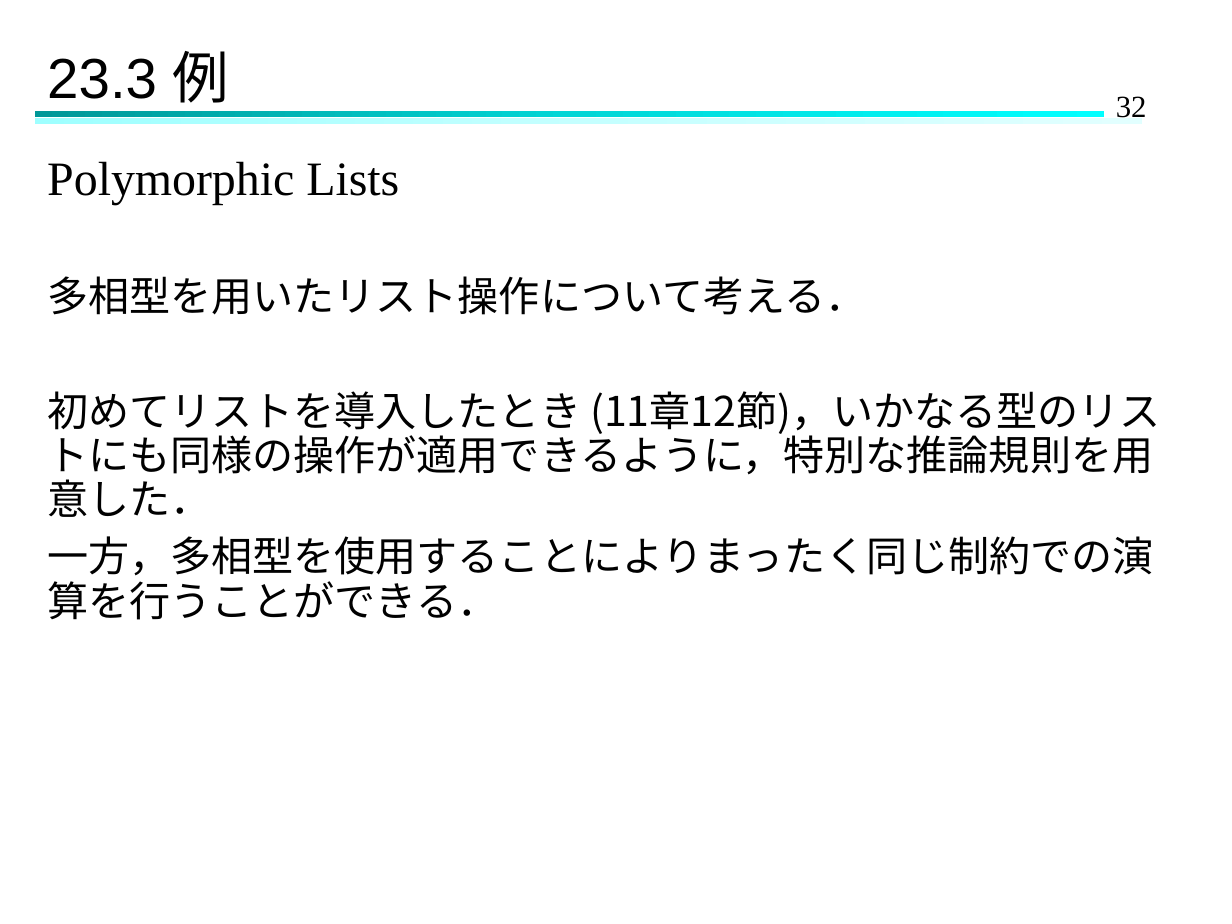
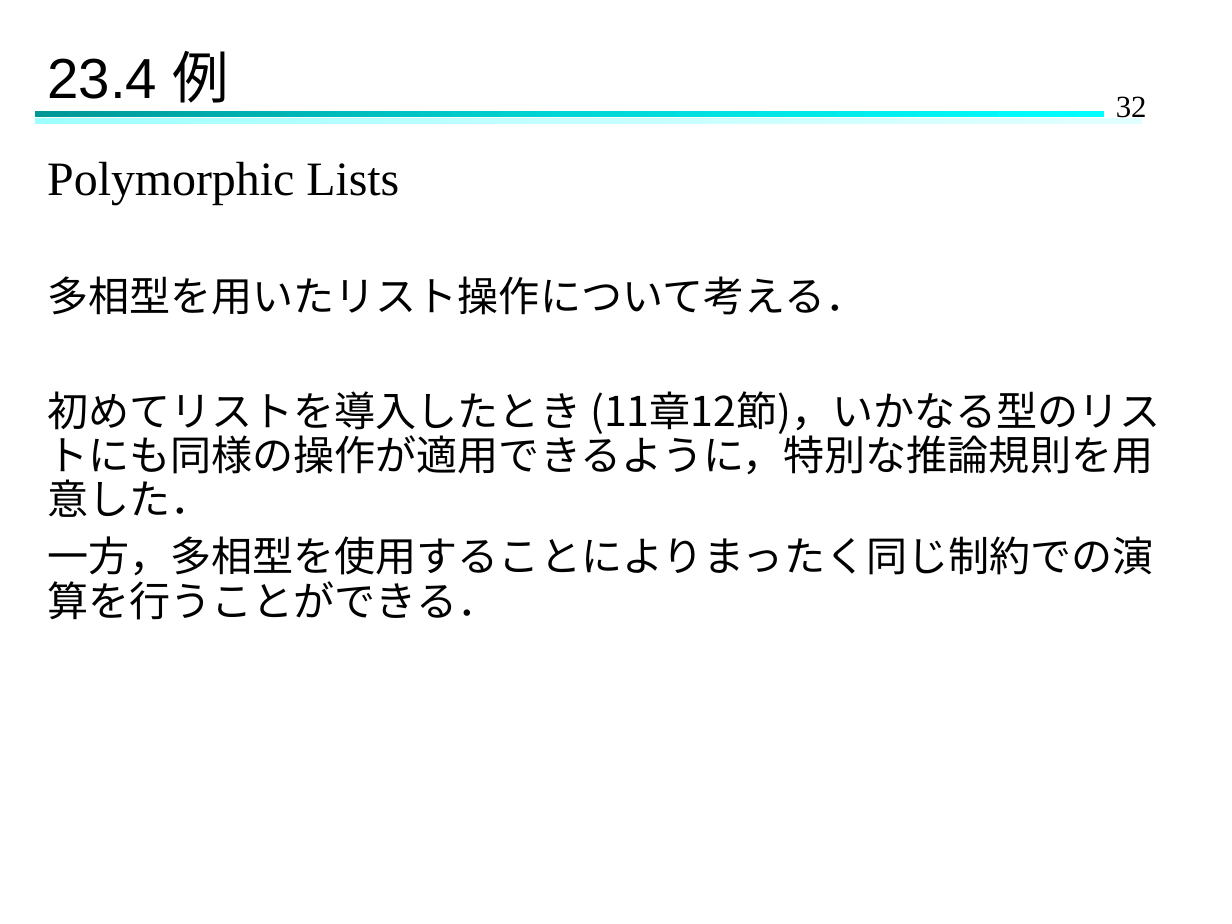
Before and after one commit to Hinata-Mikami/HinataMikami, a slide deck: slide 32 of 研究室関連/TAPL/TAPL-23.pptx. Drawn at 1232x924 pixels with LibreOffice and Linux fonts; fonts in the diff are those of the drawing. Boxes give left, top, right and bottom in pixels: in the first picture for what was removed or moved away, otherwise in the second. Text is boxed around its words. In the diff, an @@ line names an element or a change of style, - is before the commit and + after.

```diff
--- a/研究室関連/TAPL/TAPL-23.pptx
+++ b/研究室関連/TAPL/TAPL-23.pptx
@@ title at (47, 51, 229, 113): text changed @@
-23.3 例
+23.4 例
```
Also in this commit, not shown: 15 other slides changed, 11 slides added.
